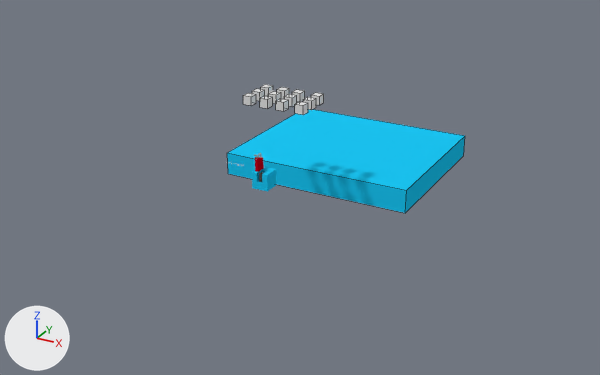
Before and after pictures for a commit that changed the Blender file characters/player.blend.
Rendered twice from a 50 mm camera at (18.3, -29.8, 14.9) aimed at (-0.9, 5.0, -2.5). Every picture has the same lights, and +X, +Y and +Z are marked at lower left. Mesh edges are drawn as thin lines on the coarser meshes.

Names of what the first picture shows: 'DONOTLINK_WaterTest', 'player'.
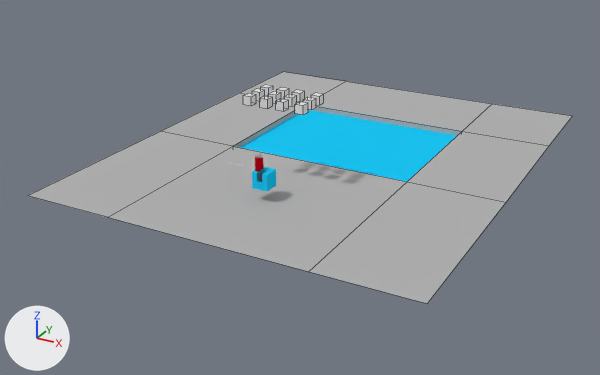
Boxes [x1, y1, x2, y2] around the edits, measured in the pictures (600 x 375 px):
'DONOTLINK_Ground', shown
    after: [27, 72, 572, 304]

Patch to the scene script:
```diff
--- a/characters/player.blend.py
+++ b/characters/player.blend.py
@@ ob_donotlink_ground @@
 ob_donotlink_ground.scale = (5.0, 5.0, 5.0)
-ob_donotlink_ground.hide_set(True)  # its collection is switched off
```
